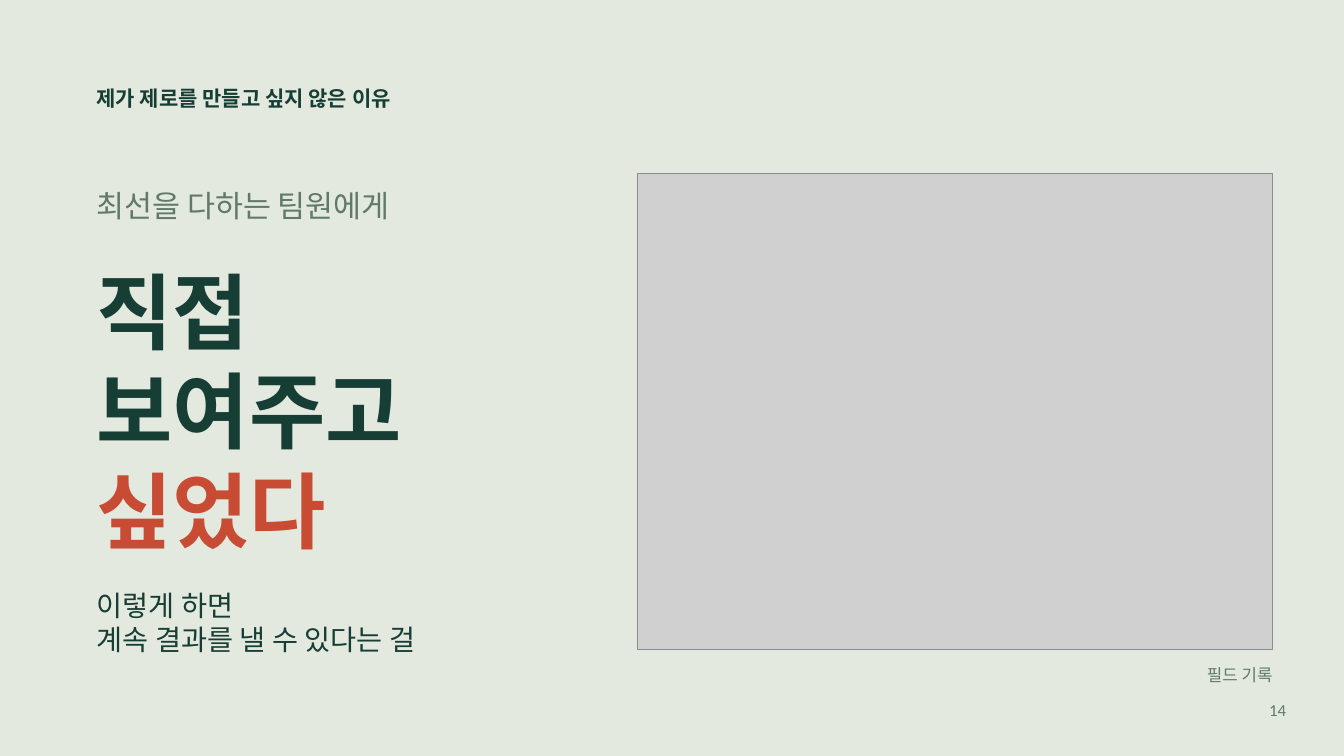
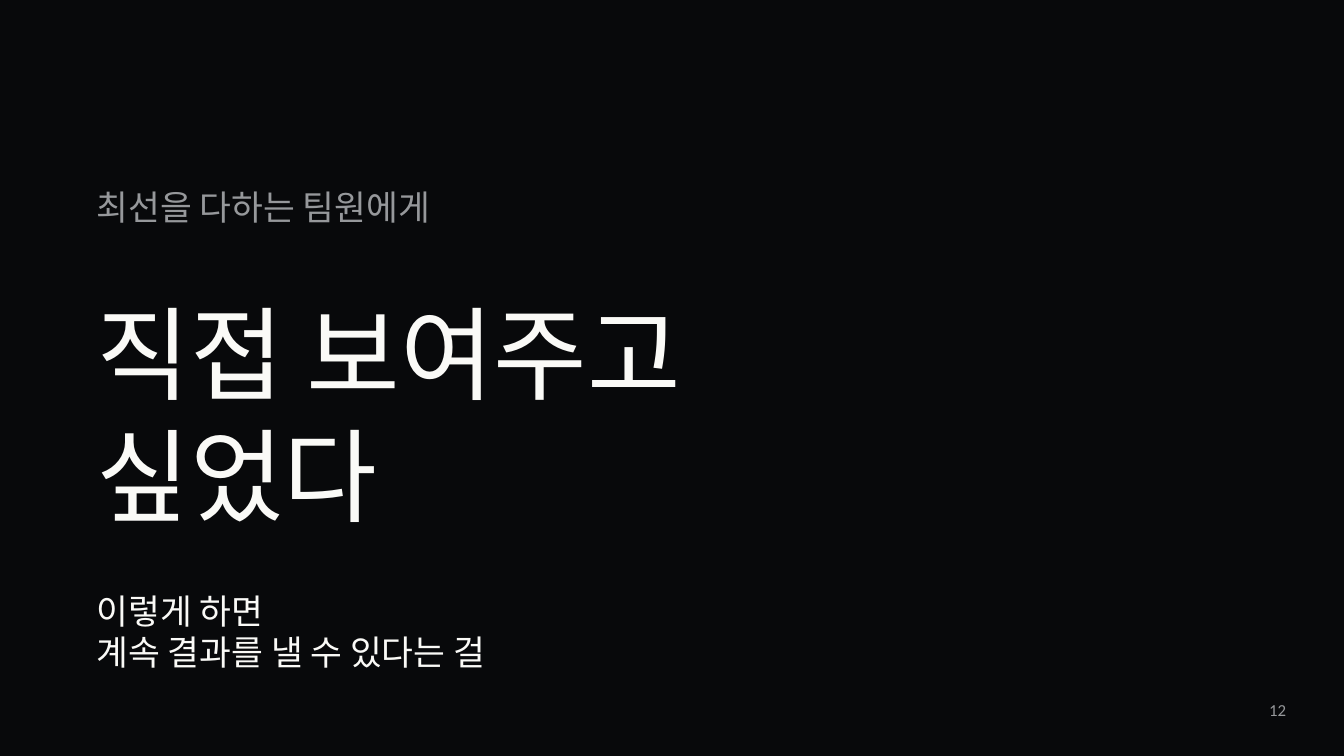
Before and after one commit to jaeyoung5178-bot/Presence, a slide deck: slide 12 of education/mentality/nozero400/NoZero-400Days.pptx (slide 14 before the commit). Drawn at 1344x756 pixels with LibreOffice and Linux fonts; fonts in the diff are those of the drawing; grey boxes stand for pictures. Boxes give left, top, right and bottom in pixels: in the first picture for what was removed or moved away, otherwise in the second. Text is boxed around its words. In the diff, an @@ line names an element or a change of style, - is before the commit and + after.

```diff
--- a/education/mentality/nozero400/NoZero-400Days.pptx
+++ b/education/mentality/nozero400/NoZero-400Days.pptx
@@ background #E3E9DF to #08090B @@
@@ text removed at (x1=97, y1=88, x2=391, y2=108) @@
-제가 제로를 만들고 싶지 않은 이유
@@ text "최선을 다하는 팀원에게" at (x1=97, y1=191, x2=430, y2=223): size 21.8 to 24.8 pt, text colour #607969 to #96989B @@
@@ picture removed at (x1=637, y1=173, x2=1272, y2=650) @@
@@ text "직접 보여주고" moved from (x1=97, y1=273, x2=402, y2=550) to (x1=97, y1=307, x2=682, y2=522) @@
@@ text at (x1=97, y1=307, x2=682, y2=400): text changed; size 59.2 to 72.8 pt; text colour #173E35 to #FAFAF7; bold off @@
-직접
-보여주고
+직접 보여주고
@@ text at (x1=97, y1=429, x2=378, y2=522): size 59.2 to 72.8 pt, text colour #C84B34 to #FAFAF7, bold off in "싶었다" @@
@@ text "이렇게 하면" at (x1=97, y1=595, x2=485, y2=668): size 20.2 to 24.8 pt, text colour #173E35 to #FAFAF7 @@
@@ text removed at (x1=1207, y1=667, x2=1273, y2=682) @@
-필드 기록
@@ text at (x1=1269, y1=705, x2=1286, y2=716): text changed; text colour #607969 to #96989B @@
-14
+12
```
Also in this commit, not shown: 6 other slides changed, 28 slides added, 9 slides removed, 31 other files.
